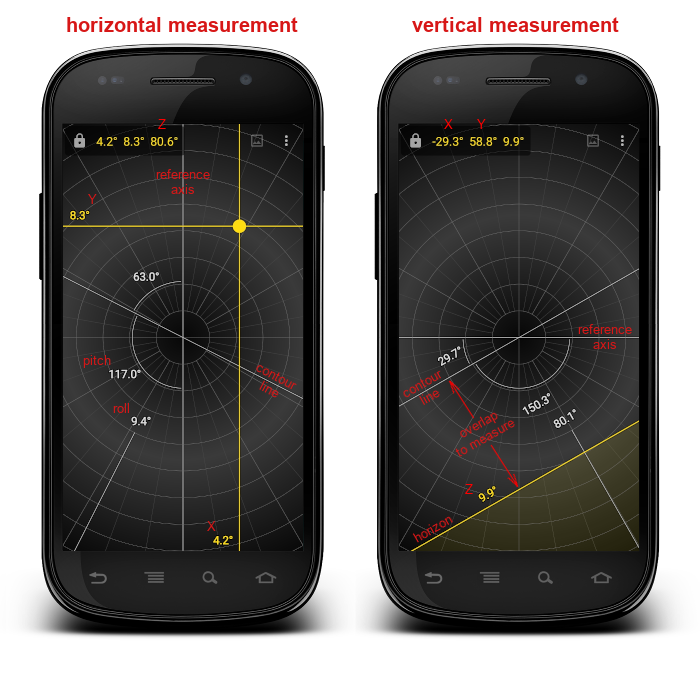
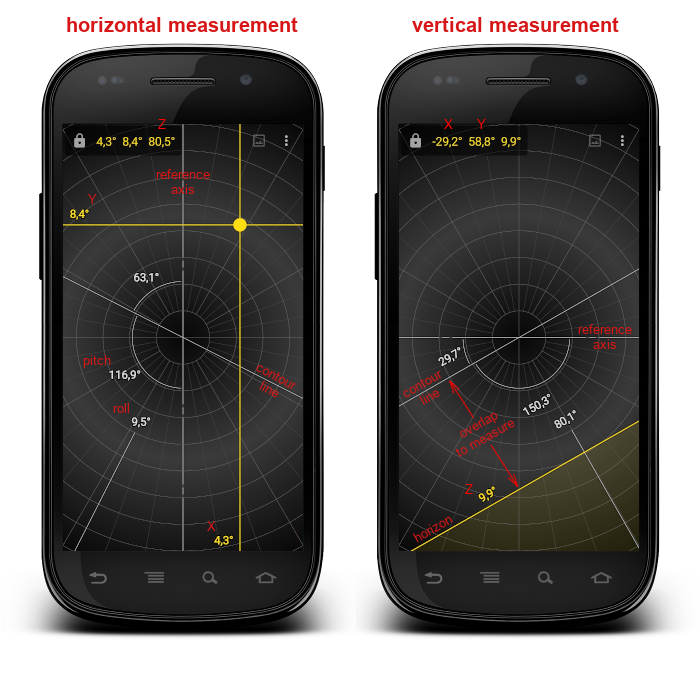
Comparing the layer stacks of the two 700x681 images. Changes:
added layer "Livello incollato" above "Image_01.png" over [63, 124, 639, 551]
